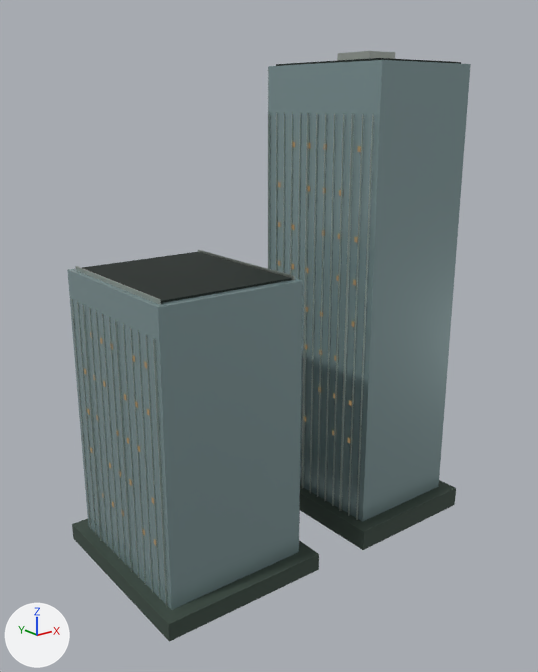
One commit to the glTF model landmarks/assets/venture-east-wall.glb: the scene before it, then after it.
One viewpoint serves both versions: a 50 mm camera at (-161.0, -193.0, 150.0) aimed at (-9.0, -3.0, 74.0). Lighting does not change. The marker at lower left points along +X, +Y and +Z. The older version comes first. Vertices at exactly the same position are counted once.

The first picture shows 'crown_screen', 'envelope', 'fins', 'night_windows', 'podium', 'roof_deck' and 1 more.
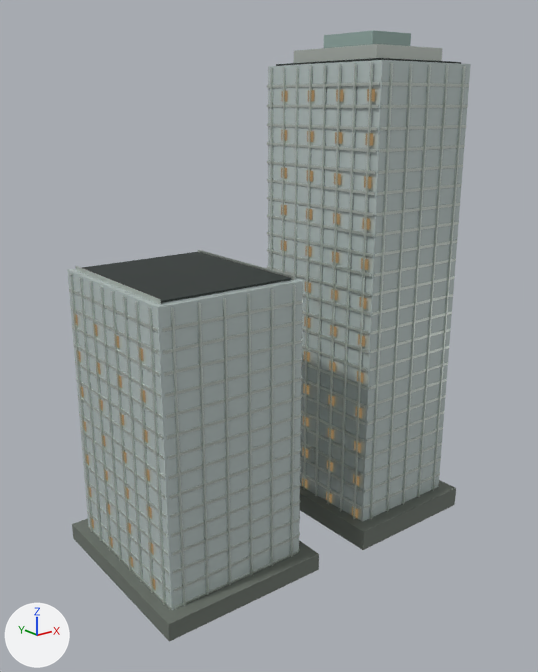
Pixel boxes (x1, y1, x2, y2) of what changed, in the pictures (538 x 672 px; the box of a moved part takes in the faces that stretch with it):
'envelope', recoloured (grey to light grey)
    both: (67, 60, 471, 610)
'floor_bands', added
    after: (69, 82, 469, 609)
'podium', recoloured (lighter)
    both: (72, 480, 456, 642)
'night_windows', reshaped (8% wider, 24% taller)
    before: (84, 142, 361, 545)
    after: (76, 89, 375, 590)
'crown_step', reshaped (not visible before)
    after: (294, 44, 442, 63)
'crown_screen', reshaped (49% wider, 90% taller)
    before: (337, 51, 395, 60)
    after: (324, 30, 411, 48)
part 1 of me_night_windows, moved or reshaped
    before: (278, 142, 361, 443)
    after: (281, 89, 375, 519)
part 2 of me_night_windows, moved or reshaped
    before: (84, 332, 156, 545)
    after: (76, 315, 156, 590)

The change in detail:
Material 'glass' (mat_glass) changes colour from grey #8ea6a8 to light grey #c5d2d0; in linear values from (0.27, 0.381, 0.392) to (0.558, 0.644, 0.631).
Material 'stone' (mat_stone) changes colour from greyish green #3c4b42 to grey #6d746c; in linear values from (0.0452, 0.0704, 0.0545) to (0.153, 0.175, 0.15).
me_night_windows is used by ob_night_windows; location (0.0, 0.0, 0.0).
me_night_windows had 496 vertices, 248 faces and spanned x -66.3..54.3, y -23.7..22.7, z 24.1..137.1.
me_night_windows now has 608 vertices, 304 faces and spans x -66.2..54.3, y -28.9..28.1, z 7.5..154.0.
me_night_windows part 1: 144 vertices removed from x 11.0..11.4, y -23.3..17.7, z 35.5..137.1; 192 vertices added at x 11.0..11.4, y -28.5..16.0, z 7.9..154.0.
me_night_windows part 2: 104 vertices removed from x -66.3..-65.5, y -20.5..22.7, z 24.1..81.9; 112 vertices added at x -66.2..-65.4, y -18.6..28.1, z 7.5..85.3.
Other edits to the shape of me_night_windows do not show in these pictures.
me_crown_step is used by ob_crown_step; location (0.0, 0.0, 0.0).
me_crown_step had 8 vertices, 12 faces and spanned x 19.3..46.0, y -20.2..14.2, z 154.8..162.9.
me_crown_step now has 8 vertices, 12 faces and spans x 17.1..48.2, y -23.0..16.9, z 162.6..167.1.
me_crown_step part 3: the whole mesh is rebuilt.
me_crown_screen is used by ob_crown_screen; location (0.0, 0.0, 0.0).
me_crown_screen had 8 vertices, 12 faces and spanned x 26.6..38.7, y -10.8..4.8, z 162.9..166.1.
me_crown_screen no longer uses material mat_metal (light grey #c2cac3).
me_crown_screen now has 8 vertices, 12 faces and spans x 23.6..41.7, y -14.6..8.6, z 165.3..171.9.
me_crown_screen part 4: the whole mesh is rebuilt.
me_crown_screen gains material mat_glass_alt (grey #9eb6b0).
Mesh me_floor_bands is new.
It has 1248 vertices, 1872 faces and spans x -67.0..54.0, y -31.0..30.0, z 6.0..156.0.
It uses material mat_metal (light grey #d5ddd6).
Object 'floor_bands' (ob_floor_bands) is new; it shows me_floor_bands.
Its location is (0.0, 0.0, 0.0).
